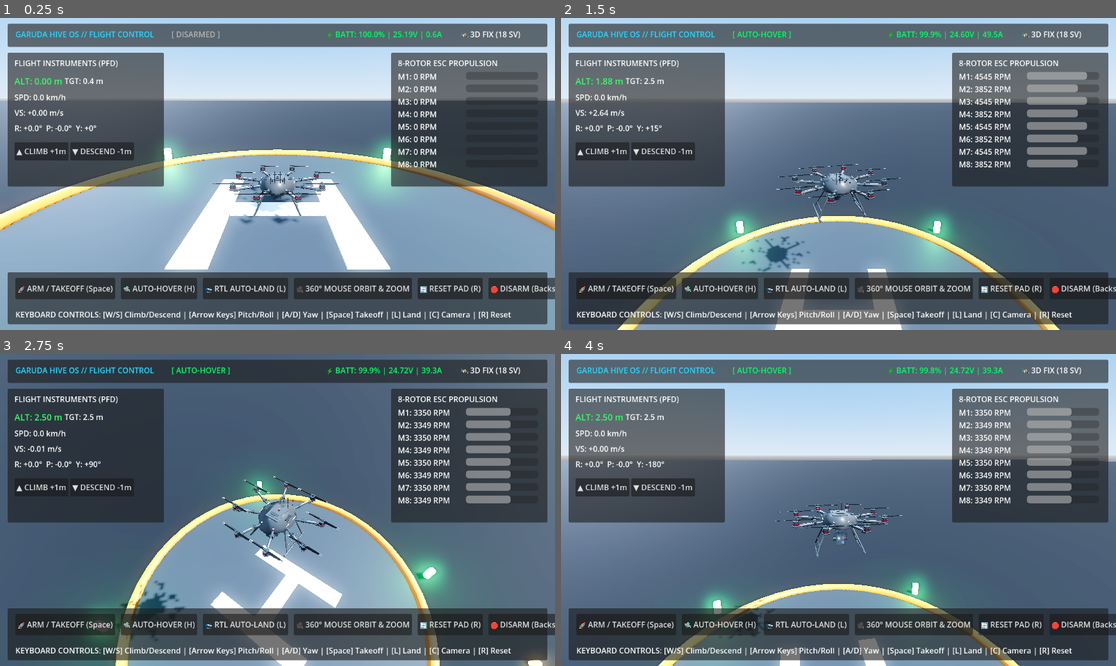
Above: before the commit, frames 1-4 (two rows, left to right).
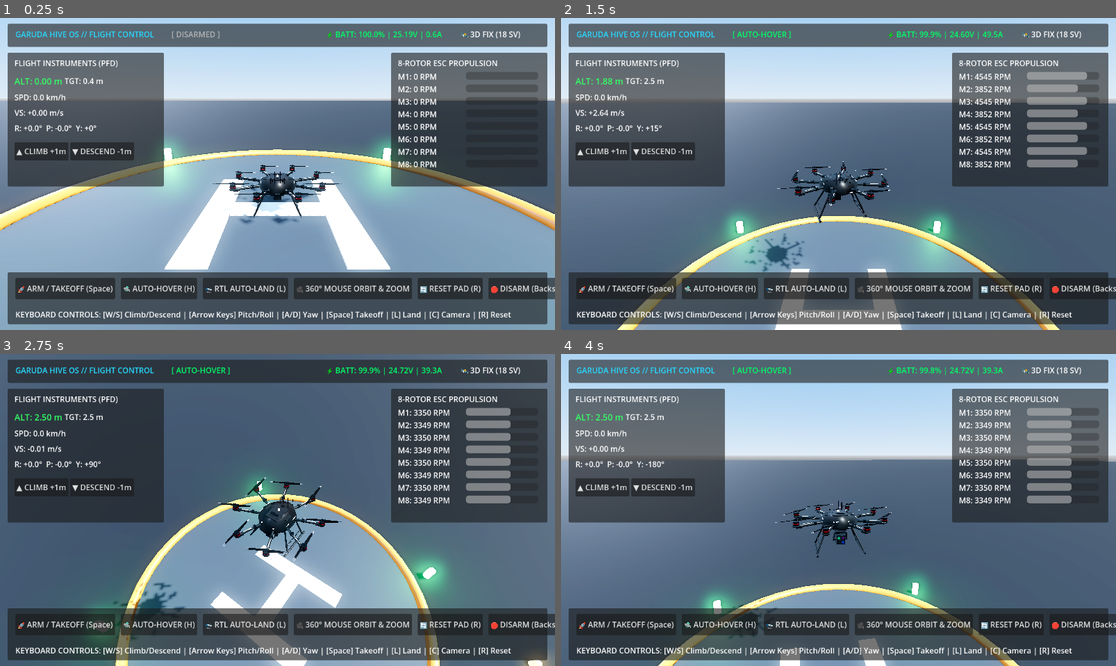
Above: after the commit, the same moments.

Repository: kunjirsuyash9094-sketch/GARUDA-HIVE-V2
Game: Godot game, scene res://scenes/kargil_simulation_main.tscn
The game is run twice, just before and just after one commit, with the same random seed, the same clock (stepped at 60 frames per second) and the same inputs.
Inputs (mouse positions are in pixels of both pictures, inside the frame that each line leads up to):
- Up to frame 1 (0.25 s): no input
- Up to frame 2 (1.5 s): click "▲ CLIMB +1m" at 0.5 s; tap Enter (drone_arm) at 1.25, 1.35 s; move the mouse to (960, 158) at 1.27 s; hold D from 1.28 s (still down); click (960, 158) at 1.42 s
- Up to frame 3 (2.75 s): tap Space at 1.52 s; release D at 2 s; drag from (166, 525) to (249, 572) at 2.02 s
- Up to frame 4 (4 s): move the mouse to (894, 441) at 2.77 s; hold D 2.78-3.5 s; tap F at 2.85 s; drag from (810, 572) to (672, 463) at 3.52 s

The runs differ from the first frame. In frame 1, 0.8% of the frame differs, in the area x 41-61%, y 46-65%; in frame 2, 1.1%; in frame 3, 1.5%, in the area x 20-62%, y 39-92%; in frame 4, 1.0%.

Commit message:
feat: import master GARUDA-HL-01 model and PBR materials into main Godot flight simulator

Diff:
--- a/scenes/kargil_simulation_main.tscn
+++ b/scenes/kargil_simulation_main.tscn
@@ -4,7 +4,7 @@
 [ext_resource type="Script" path="res://scripts/kargil_world_builder.gd" id="2_world"]
 [ext_resource type="Script" path="res://scripts/drone_physics_engine.gd" id="3_drone"]
 [ext_resource type="Script" path="res://scripts/drone_audio_synthesizer.gd" id="4_audio"]
-[ext_resource type="PackedScene" path="res://models/garuda_hl01.glb" id="5_model"]
+[ext_resource type="PackedScene" path="res://models/GARUDA_HL_01/00_MASTER/GARUDA_HL_01_MASTER.glb" id="5_model"]
 
 [node name="KargilSimulationMain" type="Node3D"]
 script = ExtResource("1_mgr")
--- a/scripts/drone_physics_engine.gd
+++ b/scripts/drone_physics_engine.gd
@@ -57,16 +57,150 @@
 @onready var visual_rotor_blades: Array[Node3D] = []
 var audio_node: DroneAudioSynthesizer = null
 
+# Real-Life High-Quality PBR Materials
+var mat_stealth_carbon: StandardMaterial3D
+var mat_carbon_tube: StandardMaterial3D
+var mat_cnc_red: StandardMaterial3D
+var mat_cyan_status: StandardMaterial3D
+var mat_red_status: StandardMaterial3D
+var mat_optical_glass: StandardMaterial3D
+var mat_lens_emerald: StandardMaterial3D
+var mat_lens_germanium: StandardMaterial3D
+var mat_lens_sapphire: StandardMaterial3D
+var mat_silicone_damper: StandardMaterial3D
+var mat_tactical_white: StandardMaterial3D
+var mat_prop_carbon: StandardMaterial3D
+var mat_dark_metal: StandardMaterial3D
+var mat_mesh_louver: StandardMaterial3D
+
 func _ready() -> void:
 	Engine.physics_ticks_per_second = 400
+	_init_pbr_materials()
+	_apply_materials_recursive(self)
 	_find_rotor_blades()
 	current_yaw_rad = rotation.y
 	audio_node = get_tree().root.find_child("DroneAudio", true, false)
 
+func _init_pbr_materials() -> void:
+	mat_stealth_carbon = StandardMaterial3D.new()
+	mat_stealth_carbon.albedo_color = Color(0.055, 0.058, 0.065, 1.0)
+	mat_stealth_carbon.metallic = 0.08
+	mat_stealth_carbon.roughness = 0.42
+
+	mat_carbon_tube = StandardMaterial3D.new()
+	mat_carbon_tube.albedo_color = Color(0.045, 0.048, 0.052, 1.0)
+	mat_carbon_tube.metallic = 0.05
+	mat_carbon_tube.roughness = 0.35
+
+	mat_cnc_red = StandardMaterial3D.new()
+	mat_cnc_red.albedo_color = Color(0.78, 0.04, 0.06, 1.0)
+	mat_cnc_red.metallic = 0.92
+	mat_cnc_red.roughness = 0.22
+
+	mat_cyan_status = StandardMaterial3D.new()
+	mat_cyan_status.albedo_color = Color(0.0, 0.90, 1.0, 1.0)
+	mat_cyan_status.emission_enabled = true
+	mat_cyan_status.emission = Color(0.0, 0.90, 1.0, 1.0)
+	mat_cyan_status.emission_energy_multiplier = 3.5
+
+	mat_red_status = StandardMaterial3D.new()
+	mat_red_status.albedo_color = Color(1.0, 0.04, 0.04, 1.0)
+	mat_red_status.emission_enabled = true
+	mat_red_status.emission = Color(1.0, 0.04, 0.04, 1.0)
+	mat_red_status.emission_energy_multiplier = 4.0
+
+	mat_lens_emerald = StandardMaterial3D.new()
+	mat_lens_emerald.albedo_color = Color(0.02, 0.40, 0.25, 0.95)
+	mat_lens_emerald.metallic = 0.15
+	mat_lens_emerald.roughness = 0.03
+
+	mat_lens_germanium = StandardMaterial3D.new()
+	mat_lens_germanium.albedo_color = Color(0.35, 0.05, 0.35, 0.95)
+	mat_lens_germanium.metallic = 0.20
+	mat_lens_germanium.roughness = 0.04
+
+	mat_lens_sapphire = StandardMaterial3D.new()
+	mat_lens_sapphire.albedo_color = Color(0.05, 0.20, 0.45, 0.95)
+	mat_lens_sapphire.metallic = 0.18
+	mat_lens_sapphire.roughness = 0.03
+
+	mat_optical_glass = StandardMaterial3D.new()
+	mat_optical_glass.albedo_color = Color(0.02, 0.04, 0.06, 0.95)
+	mat_optical_glass.metallic = 0.12
+	mat_optical_glass.roughness = 0.04
+
+	mat_silicone_damper = StandardMaterial3D.new()
+	mat_silicone_damper.albedo_color = Color(0.55, 0.58, 0.62, 1.0)
+	mat_silicone_damper.metallic = 0.02
+	mat_silicone_damper.roughness = 0.60
+
+	mat_tactical_white = StandardMaterial3D.new()
+	mat_tactical_white.albedo_color = Color(0.90, 0.90, 0.92, 1.0)
+	mat_tactical_white.metallic = 0.0
+	mat_tactical_white.roughness = 0.25
+
+	mat_prop_carbon = StandardMaterial3D.new()
+	mat_prop_carbon.albedo_color = Color(0.040, 0.042, 0.045, 1.0)
+	mat_prop_carbon.metallic = 0.06
+	mat_prop_carbon.roughness = 0.38
+
+	mat_dark_metal = StandardMaterial3D.new()
+	mat_dark_metal.albedo_color = Color(0.12, 0.13, 0.14, 1.0)
+	mat_dark_metal.metallic = 0.88
+	mat_dark_metal.roughness = 0.28
+
+	mat_mesh_louver = StandardMaterial3D.new()
+	mat_mesh_louver.albedo_color = Color(0.025, 0.025, 0.028, 1.0)
+	mat_mesh_louver.metallic = 0.35
+	mat_mesh_louver.roughness = 0.70
+
+func _apply_materials_recursive(node: Node) -> void:
+	if node is MeshInstance3D and node.mesh:
+		var n_name = node.name.to_upper()
+		for surf_idx in range(node.mesh.get_surface_count()):
+			var target_mat: Material = null
+			if n_name.contains("CYAN") or n_name.contains("GLOW") or n_name.contains("DETAILS"):
+				target_mat = mat_cyan_status
+			elif n_name.contains("BEACON") or n_name.contains("RED_STATUS"):
+				target_mat = mat_red_status
+			elif n_name.contains("RED") or n_name.contains("MOTOR_RING") or n_name.contains("MOUNT_RINGS"):
+				target_mat = mat_cnc_red
+			elif n_name.contains("DAMPER"):
+				target_mat = mat_silicone_damper
+			elif n_name.contains("EMERALD") or n_name.contains("DAYLIGHT"):
+				target_mat = mat_lens_emerald
+			elif n_name.contains("GERMANIUM") or n_name.contains("THERMAL"):
+				target_mat = mat_lens_germanium
+			elif n_name.contains("SAPPHIRE") or n_name.contains("SWIR"):
+				target_mat = mat_lens_sapphire
+			elif n_name.contains("LRF") or n_name.contains("GLASS"):
+				target_mat = mat_optical_glass
+			elif n_name.contains("TIP") or n_name.contains("WHITE"):
+				target_mat = mat_tactical_white
+			elif n_name.contains("BLADE") or n_name.contains("PROPELLER"):
+				target_mat = mat_prop_carbon
+			elif n_name.contains("LOUVER") or n_name.contains("MESH"):
+				target_mat = mat_mesh_louver
+			elif n_name.contains("TUBE") or n_name.contains("ARM_CARBON") or n_name.contains("GEAR"):
+				target_mat = mat_carbon_tube
+			elif n_name.contains("SOCKET") or n_name.contains("COLLAR") or n_name.contains("CAN") or n_name.contains("ANTENNA") or n_name.contains("HUB") or n_name.contains("MOUNT") or n_name.contains("GIMBAL") or n_name.contains("METAL") or n_name.contains("BEZEL"):
+				target_mat = mat_dark_metal
+			else:
+				target_mat = mat_stealth_carbon
+
+			if target_mat:
+				node.set_surface_override_material(surf_idx, target_mat)
+
+	for child in node.get_children():
+		_apply_materials_recursive(child)
+
 func _find_rotor_blades() -> void:
 	visual_rotor_blades.clear()
 	for i in range(8):
-		var blade = find_child("Blade_%d" % (i + 1), true, false)
+		var num_str = "%02d" % (i + 1)
+		var blade = find_child("ROTOR_" + num_str, true, false)
+		if not blade:
+			blade = find_child("Blade_%d" % (i + 1), true, false)
 		if blade:
 			visual_rotor_blades.append(blade)
 
